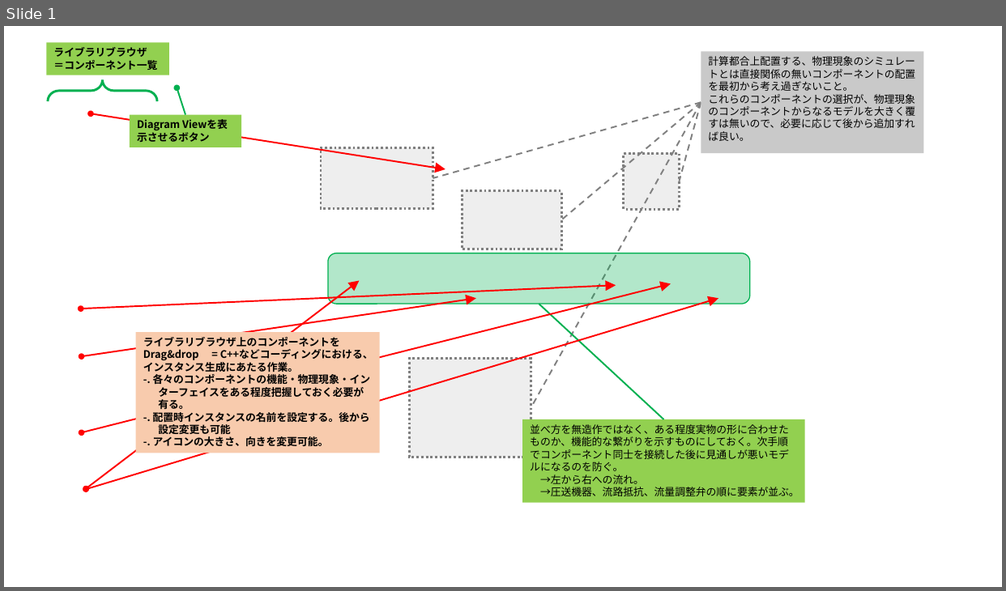
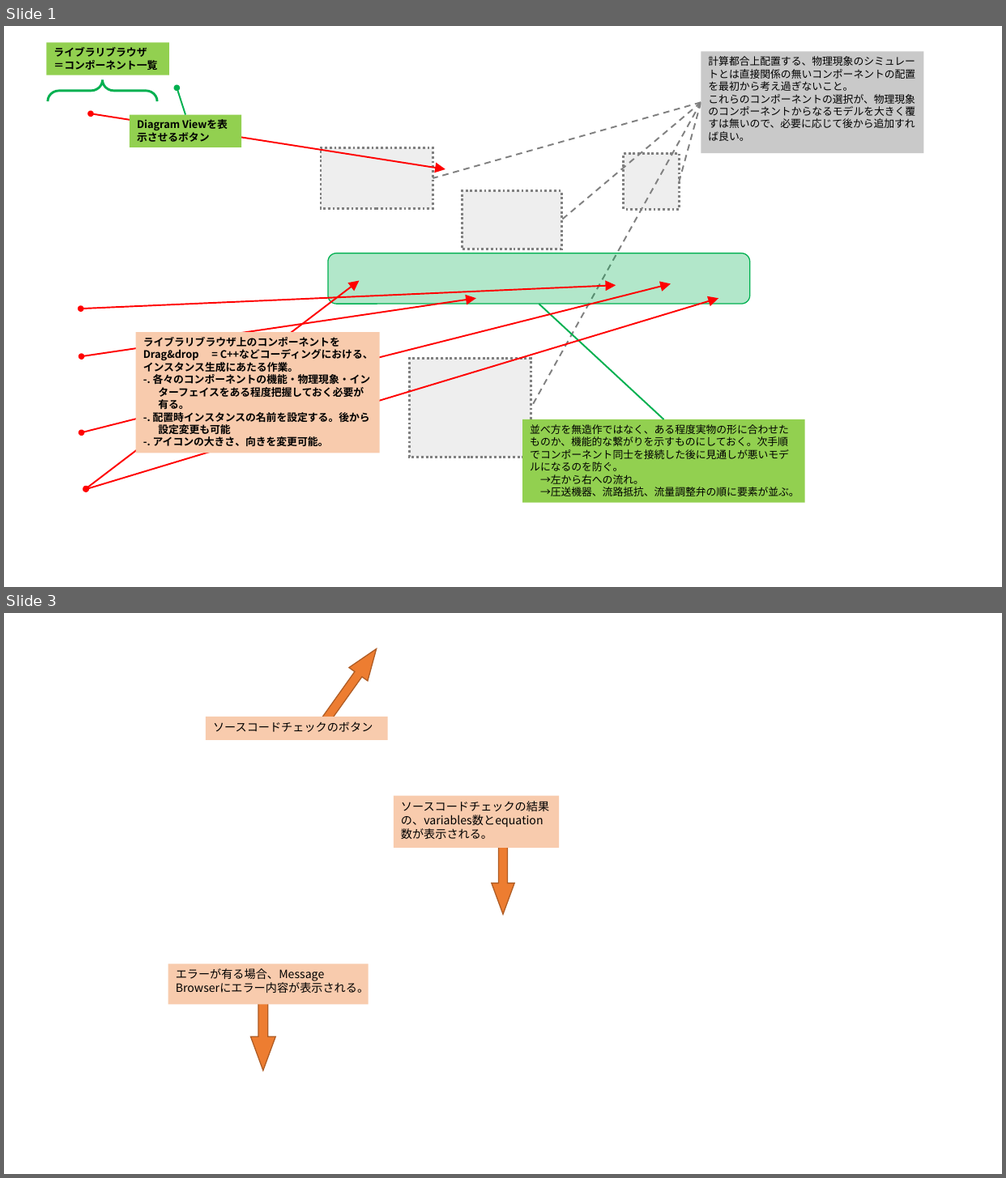
Before and after one commit to zeta-plusplus/WalkingInWorldOfThermoFluid, a slide deck: figs/makeFigs.pptx. Shown one above the other, each under a label of ours: slide 1 before the commit, slides 1 and 3 after it; the slides between them are not shown. The pictures are 1006x591 and 1006x1178 pixels, drawn with LibreOffice and Linux fonts; fonts in the diff are those of the drawing; background and template pictures are left out. Boxes give left, top, right and bottom in pixels: in the first picture for what was removed or moved away, otherwise in the second. Text is boxed around its words. In the diff, an @@ line names an element or a change of style, - is before the commit and + after.

```diff
--- a/figs/makeFigs.pptx
+++ b/figs/makeFigs.pptx
@@ slide 3 added at bbox=[4, 613, 1002, 1174], background picture (left out) @@
@@ right arrow added at bbox=[311, 642, 386, 735], fill #ED7D31, outline #AF5C24 1 pt @@
@@ rectangle added at bbox=[206, 717, 388, 739], fill #F8CBAD, 11 pt, text #000000 @@
+ソースコードチェックのボタン
@@ rectangle added at bbox=[394, 796, 559, 848], fill #F8CBAD, 11 pt, text #000000 @@
+ソースコードチェックの結果の、variables数とequation数が表示される。
@@ right arrow added at bbox=[492, 818, 514, 914], fill #ED7D31, outline #AF5C24 1 pt @@
@@ rectangle added at bbox=[168, 964, 368, 1004], fill #F8CBAD, 11 pt, text #000000 @@
+エラーが有る場合、Message Browserにエラー内容が表示される。
@@ right arrow added at bbox=[251, 990, 275, 1071], fill #ED7D31, outline #AF5C24 1 pt @@
```
Also in this commit, not shown: 1 slide changed, 2 other slides added, 4 other files.
